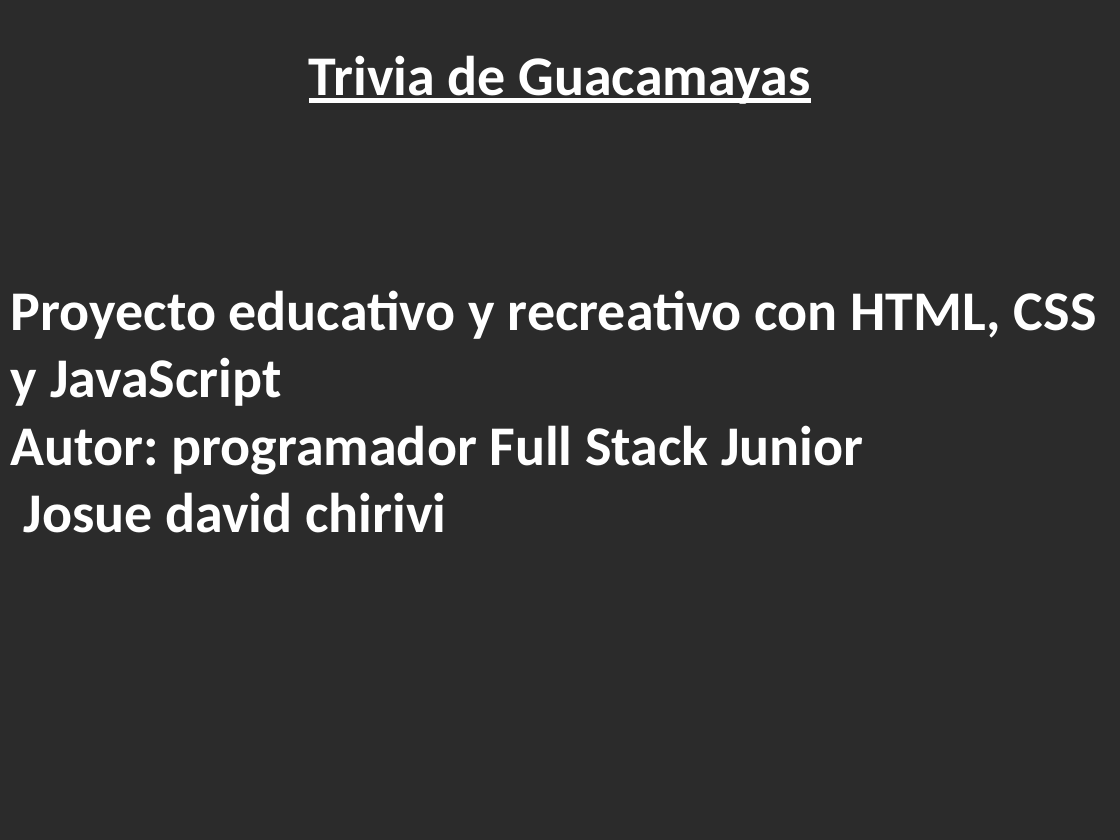
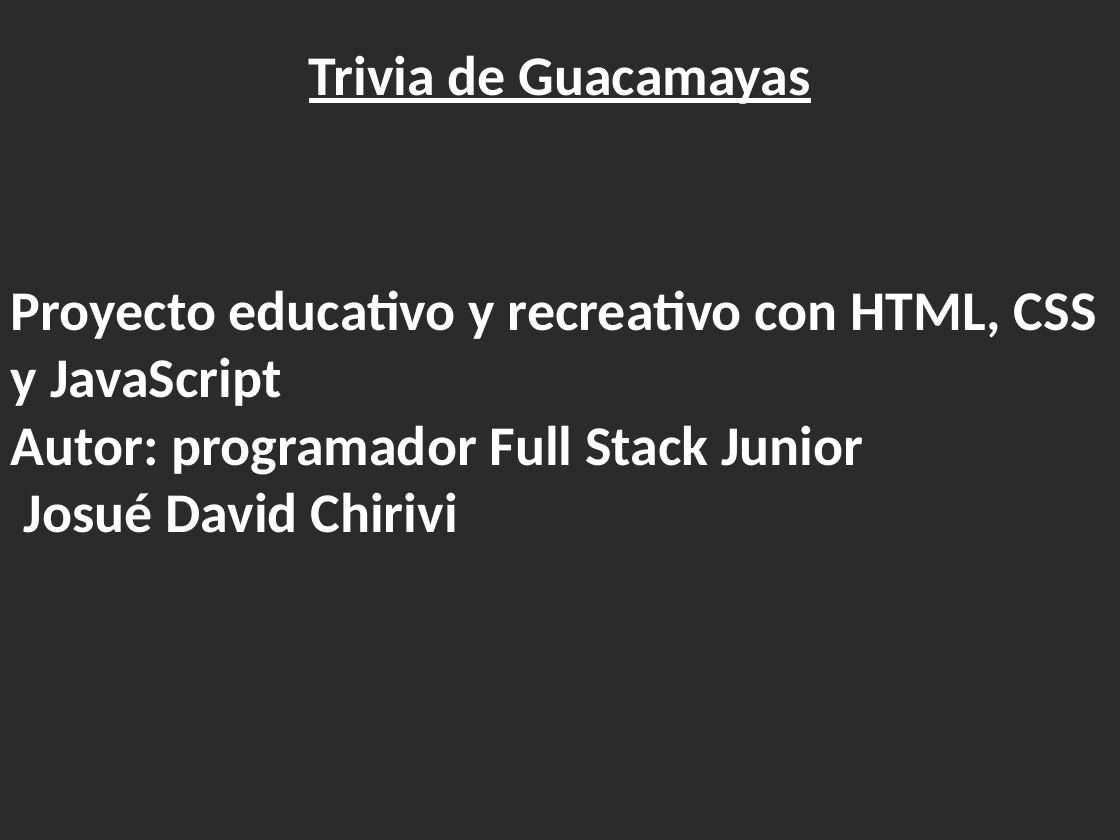
Before and after one commit to chirivt/guacamayas-proyecto-M3, a slide deck: slide 1 of Presentacion de trivia guacamayas.pptx. Drawn at 1120x840 pixels with LibreOffice and Linux fonts; fonts in the diff are those of the drawing; background and template pictures are left out; a plain dark background stands for a picture behind light text. Boxes give left, top, right and bottom in pixels: in the first picture for what was removed or moved away, otherwise in the second. Text is boxed around its words. In the diff, an @@ line names an element or a change of style, - is before the commit and + after.

Commit message:
presentación

```diff
--- a/Presentacion de trivia guacamayas.pptx
+++ b/Presentacion de trivia guacamayas.pptx
@@ text at bbox=[24, 492, 458, 533]: text changed @@
-Josue david chirivi
+Josué David Chirivi
```
